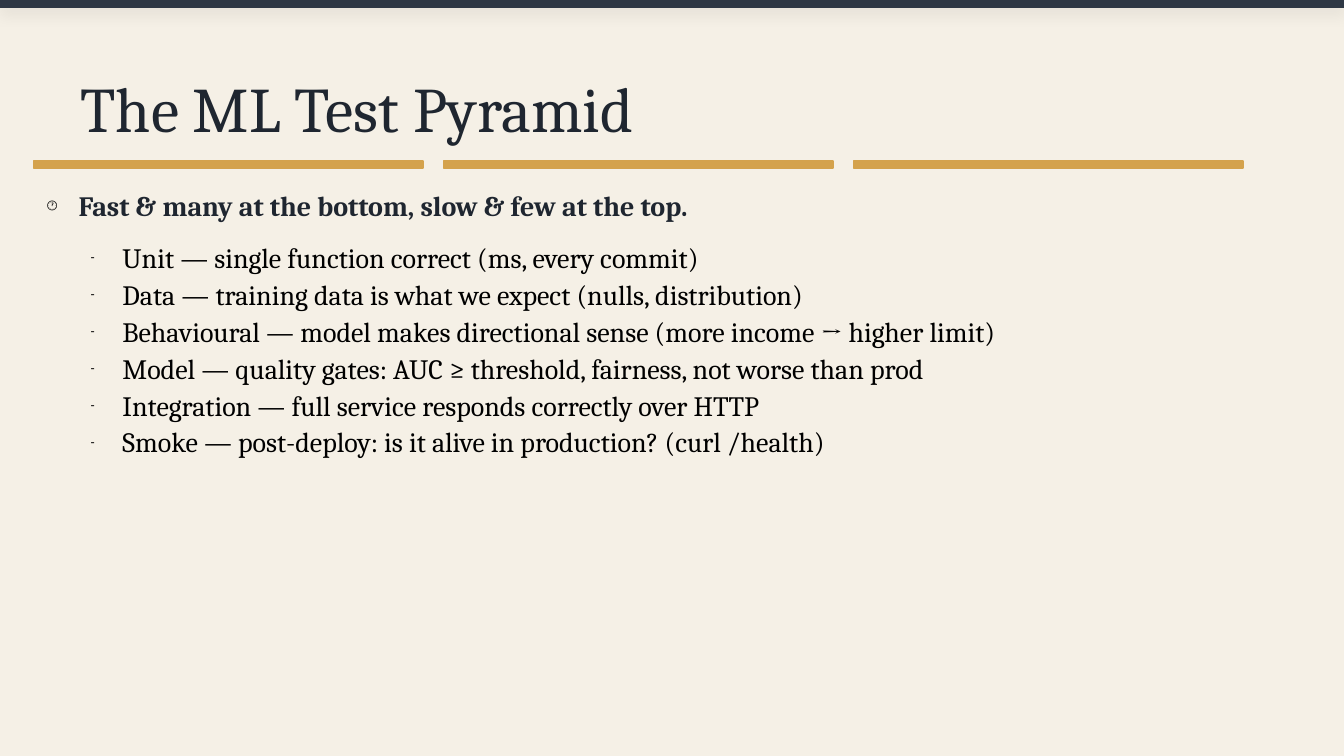
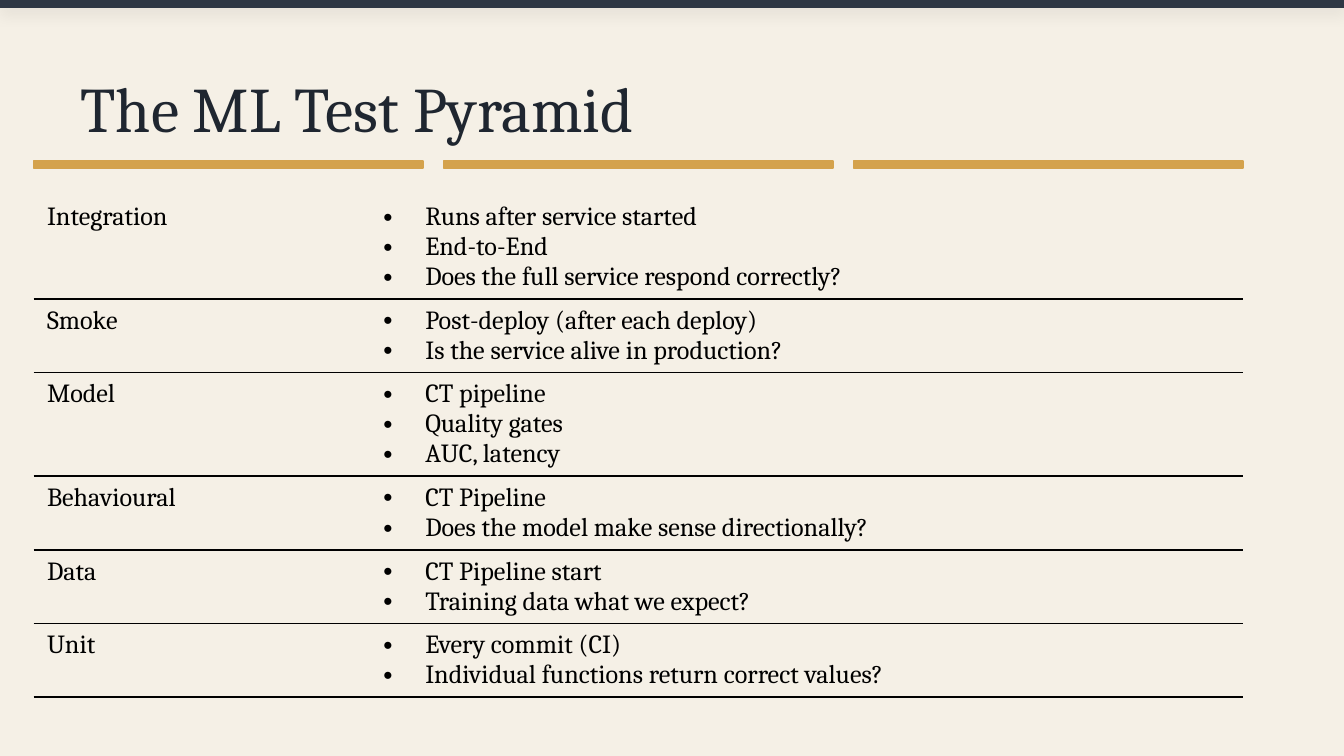
Before and after one commit to davejeon/dsr_ml_ops, a slide deck: slide 22 of day2_slides.pptx (slide 9 before the commit). Drawn at 1344x756 pixels with LibreOffice and Linux fonts; fonts in the diff are those of the drawing. Boxes give left, top, right and bottom in pixels: in the first picture for what was removed or moved away, otherwise in the second. Text is boxed around its words. In the diff, an @@ line names an element or a change of style, - is before the commit and + after.

```diff
--- a/day2_slides.pptx
+++ b/day2_slides.pptx
@@ table added at bbox=[34, 195, 1243, 715], 6 rows, 2 columns @@
+Integration | Runs after service started / End-to-End / Does the full service respond correctly?
+Smoke | Post-deploy (after each deploy) / Is the service alive in production?
+Model | CT pipeline / Quality gates / AUC, latency
+Behavioural | CT Pipeline / Does the model make sense directionally?
+Data | CT Pipeline start / Training data what we expect?
+Unit | Every commit (CI) / Individual functions return correct values?
@@ text removed at bbox=[79, 196, 996, 458] @@
-🕐 Fast & many at the bottom, slow & few at the top.
-– Unit — single function correct (ms, every commit)
-– Data — training data is what we expect (nulls, distribution)
-– Behavioural — model makes directional sense (more income → higher limit)
-– Model — quality gates: AUC ≥ threshold, fairness, not worse than prod
-– Integration — full service responds correctly over HTTP
-– Smoke — post-deploy: is it alive in production? (curl /health)
```
Also in this commit, not shown: 16 other slides changed, 31 slides added, 1 slide removed, 2 other files.
